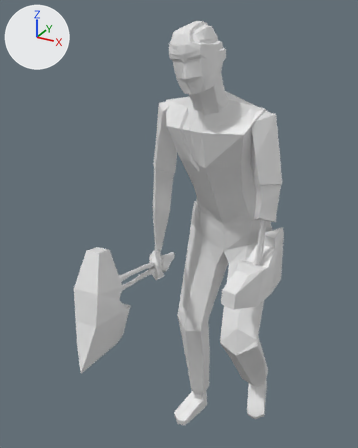
Renders of the Blender file salemstalker/Assets/3D/charatermodel/lumberjack.blend from each side of a commit.
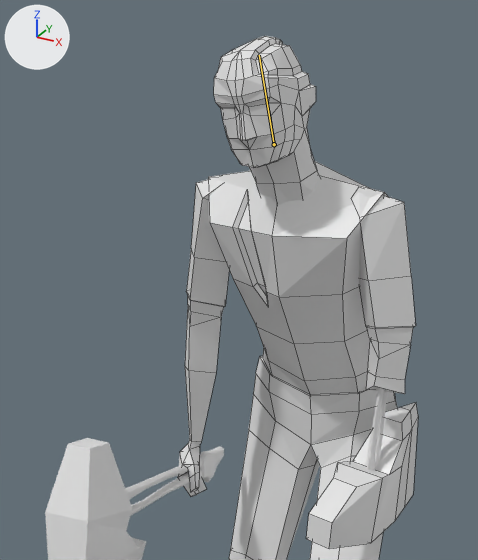
Each version appears first whole from a camera (50 mm lens) standing at (0.693, -1.694, 1.814) and looking at (-0.105, -0.243, 1.089), and next in a close-up on the part from 13% to 89% of the width and 0% to 71% of the height. Every picture has the same lights, and +X, +Y and +Z are marked at upper left. Both versions are drawn at frame 69 of the action 'metarigAction.001'; the numbers are the values there. The bones that change are drawn over the model as lines in the close-ups. The close-ups show mesh edges as thin lines.

In view in the first close-up: 'Cube.002', 'Cube.003', 'Cube.007', 'arms', 'body', 'head'.
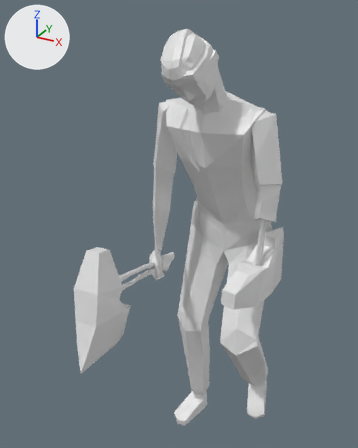
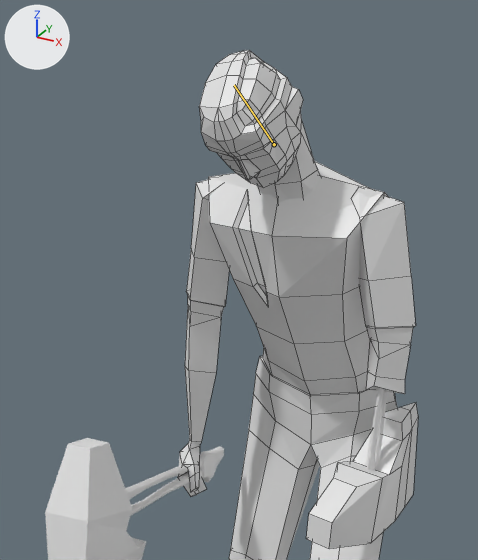
Where the change shows, as pixel boxes (x1, y1, x2, y2) in the close-ups (478 x 560 px):
'head', posed (14% wider, 9% shorter)
    before: (214, 36, 320, 205)
    after: (199, 50, 320, 203)
bone 'spine.006', root to tip
    before: (274, 144) to (259, 55)
    after: (274, 144) to (234, 85)

The change, as a list of edits to the scene's bpy script:
```text
Change bone_spine_006:
    where bone_spine_006 = bpy.data.objects['metarig'].pose.bones['spine.006']  # child of 'spine.005'
    bone_spine_006.rotation_quaternion: (0.99, -0.141, -0.005, 0.007) -> (0.984, 0.179, -0.01, 0.023)  # degrees (-16, 0, 1) -> degrees (21, -2, 2)
```
